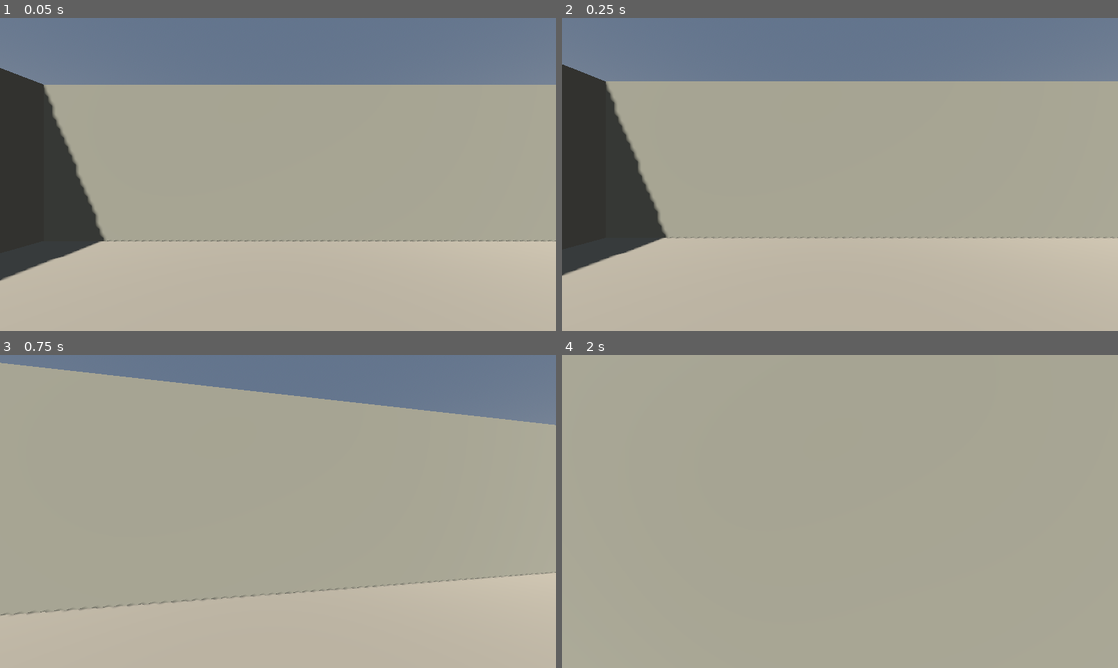
Above: before the commit, frames 1-4 (two rows, left to right).
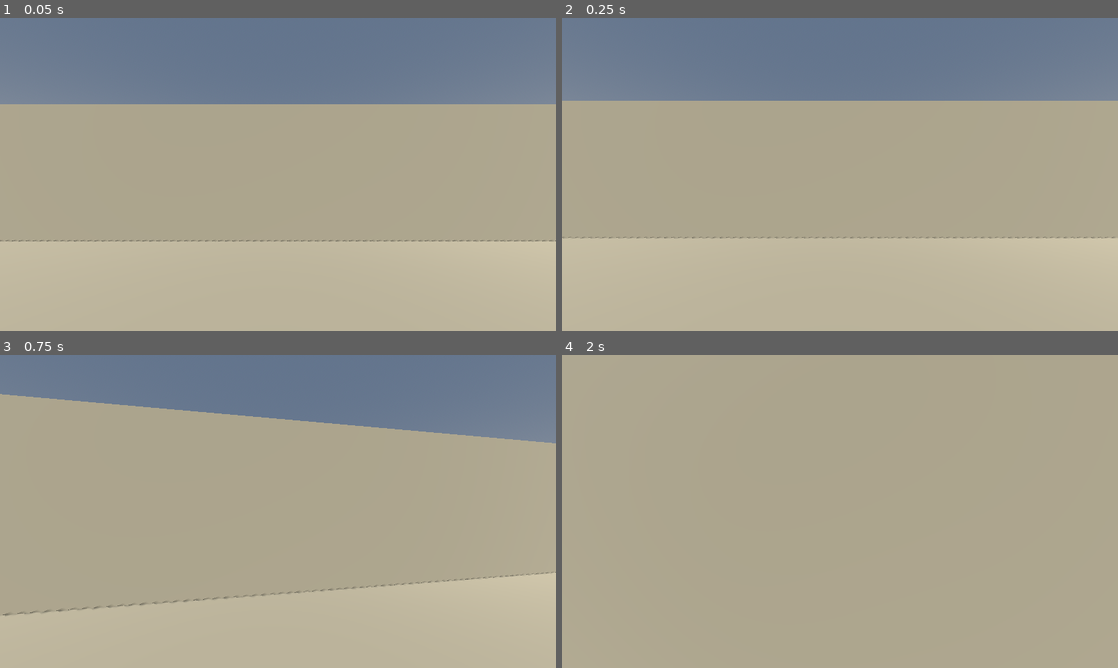
Above: after the commit, the same moments.

Repository: mblvm/CS3
Game: Godot game, scene res://scenes/game.tscn
The game is run twice, just before and just after one commit, with the same random seed, the same clock (stepped at 60 frames per second) and the same inputs.
Inputs (mouse positions are in pixels of both pictures, inside the frame that each line leads up to):
- Up to frame 1 (0.05 s): no input
- Up to frame 2 (0.25 s): no input
- Up to frame 3 (0.75 s): tap Enter at 0.5 s; move the mouse to (305, 511) at 0.52 s; hold W (move_forward) from 0.53 s (still down); right-click (305, 511) at 0.6 s; click (305, 511) at 0.67 s
- Up to frame 4 (2 s): keep holding W (move_forward); tap Space (jump) at 0.77, 1.52 s; move the mouse to (812, 511) at 1.27 s; tap B (buy) at 1.35 s

The runs differ from the first frame. In frame 1, 14% of the frame differs, in the area x 0-100%, y 16-84%; in frame 2, 14%; in frame 3, 8.1%; in frame 4, less than 0.1%.

Commit message:
Этап 2: полноценная карта с точками A и B
- Три линии: лонг A, мид, туннели B; респауны T и CT
- Зоны закладки A/B с подсветкой пола и объёмными буквами
- Укрытия-ящики на линиях и точках
- NavigationRegion3D с запеканием сетки на старте (для ботов)
- Ключевые точки патрулирования для ИИ

Co-Authored-By: Claude Fable 5 <noreply@anthropic.com>
Claude-Session: https://claude.ai/code/session_017tRLS37VK3wc7zxrAzG6cP

Diff:
--- a/scripts/map/map.gd
+++ b/scripts/map/map.gd
@@ -1,18 +1,43 @@
 extends Node3D
-## Тестовая площадка: пол, стены и ящики строятся кодом в _ready.
-## На этапе 2 заменяется полноценной картой с точками A/B.
+## Карта в духе классической "пыли": респауны T (юг) и CT (север),
+## три линии (лонг A, мид, туннели B) и две точки закладки A/B.
+## Вся геометрия строится кодом и складывается в NavigationRegion3D,
+## навигационная сетка запекается на старте для ботов.
+
+const WALL_H := 3.5
+const WALL_COLOR := Color(0.62, 0.58, 0.48)
+const FLOOR_COLOR := Color(0.55, 0.5, 0.4)
+const CRATE_COLOR := Color(0.48, 0.34, 0.2)
+const SITE_COLOR := Color(0.85, 0.55, 0.2, 1.0)
 
 ## Точки возрождения команд.
 var t_spawns: Array[Vector3] = []
 var ct_spawns: Array[Vector3] = []
 
+## Центры и размеры зон закладки.
+const SITE_A_CENTER := Vector3(19.0, 0.0, -17.0)
+const SITE_B_CENTER := Vector3(-19.0, 0.0, -17.0)
+const SITE_SIZE := Vector3(10.0, 4.0, 10.0)
+
+## Ключевые точки карты для патрулирования ботов.
+var roam_points: Array[Vector3] = []
+
+## Сетка навигации готова (боты ждут этот флаг).
+var nav_baked := false
+
+var _nav_region: NavigationRegion3D
 var _materials := {}
 
 
 func _ready() -> void:
 	_build_environment()
+	_nav_region = NavigationRegion3D.new()
+	add_child(_nav_region)
 	_build_geometry()
+	_build_sites()
 	_build_spawns()
+	_build_roam_points()
+	_bake_navigation()
 
 
 func _build_environment() -> void:
@@ -33,26 +58,152 @@
 
 
 func _build_geometry() -> void:
-	# Пол 40x40.
-	_add_box(Vector3(0, -0.5, 0), Vector3(40, 1, 40), Color(0.55, 0.5, 0.42))
+	# Пол 64x64 (карта от -32 до 32 по обеим осям).
+	_add_box(Vector3(0, -0.5, 0), Vector3(64, 1, 64), FLOOR_COLOR)
+
 	# Периметр.
-	_add_box(Vector3(0, 2, -20.5), Vector3(42, 4, 1), Color(0.6, 0.58, 0.5))
-	_add_box(Vector3(0, 2, 20.5), Vector3(42, 4, 1), Color(0.6, 0.58, 0.5))
-	_add_box(Vector3(-20.5, 2, 0), Vector3(1, 4, 42), Color(0.6, 0.58, 0.5))
-	_add_box(Vector3(20.5, 2, 0), Vector3(1, 4, 42), Color(0.6, 0.58, 0.5))
-	# Несколько ящиков-укрытий.
-	_add_box(Vector3(-5, 0.75, -4), Vector3(1.5, 1.5, 1.5), Color(0.5, 0.35, 0.2))
-	_add_box(Vector3(6, 0.75, 3), Vector3(1.5, 1.5, 1.5), Color(0.5, 0.35, 0.2))
-	_add_box(Vector3(0, 1.0, 8), Vector3(3, 2, 1.5), Color(0.5, 0.35, 0.2))
+	_add_wall(Vector3(0, 0, -32.5), Vector3(66, WALL_H, 1))
+	_add_wall(Vector3(0, 0, 32.5), Vector3(66, WALL_H, 1))
+	_add_wall(Vector3(-32.5, 0, 0), Vector3(1, WALL_H, 66))
+	_add_wall(Vector3(32.5, 0, 0), Vector3(1, WALL_H, 66))
+
+	# --- Разделение на три линии (z от -10 до 18) ---
+	# Стена между туннелями B (запад) и мидом, с проходом у z = 0.
+	_add_wall(Vector3(-10, 0, 11.5), Vector3(1, WALL_H, 13))   # z: 5..18
+	_add_wall(Vector3(-10, 0, -6.5), Vector3(1, WALL_H, 7))    # z: -10..-3
+	# Стена между мидом и лонгом A (восток), с проходом у z = 0.
+	_add_wall(Vector3(10, 0, 11.5), Vector3(1, WALL_H, 13))
+	_add_wall(Vector3(10, 0, -6.5), Vector3(1, WALL_H, 7))
+
+	# --- Отсечение респауна T от линий: стена по z = 18 с тремя входами ---
+	_add_wall(Vector3(-22.5, 0, 18), Vector3(9, WALL_H, 1))   # x: -27..-18
+	_add_wall(Vector3(-7.0, 0, 18), Vector3(12, WALL_H, 1))   # x: -13..-1
+	_add_wall(Vector3(7.0, 0, 18), Vector3(12, WALL_H, 1))    # x: 1..13
+	_add_wall(Vector3(22.5, 0, 18), Vector3(9, WALL_H, 1))    # x: 18..27
+
+	# --- Отсечение респауна CT от точек: стена по z = -24 с двумя входами ---
+	_add_wall(Vector3(-24.0, 0, -24), Vector3(10, WALL_H, 1)) # x: -29..-19
+	_add_wall(Vector3(0.0, 0, -24), Vector3(22, WALL_H, 1))   # x: -11..11
+	_add_wall(Vector3(24.0, 0, -24), Vector3(10, WALL_H, 1))  # x: 19..29
+
+	# --- Стены вокруг точек, образующие входы с мида и с линий ---
+	# Точка A: стена с юга (вход с лонга остаётся восточнее) и с запада.
+	_add_wall(Vector3(13.5, 0, -10), Vector3(8, WALL_H, 1))   # юг A, x: 9.5..17.5
+	_add_wall(Vector3(12, 0, -16.5), Vector3(1, WALL_H, 12))  # запад A, z: -22.5..-10.5
+	# Точка B: зеркально.
+	_add_wall(Vector3(-13.5, 0, -10), Vector3(8, WALL_H, 1))
+	_add_wall(Vector3(-12, 0, -16.5), Vector3(1, WALL_H, 12))
+
+	# --- Укрытия ---
+	# Мид.
+	_add_crate(Vector3(0, 0, 8), Vector3(2, 2, 2))
+	_add_crate(Vector3(-2.5, 0, -2), Vector3(1.5, 1.5, 1.5))
+	_add_crate(Vector3(3, 0, -14), Vector3(2, 1.5, 2))
+	# Лонг A.
+	_add_crate(Vector3(20, 0, 6), Vector3(2, 2, 2))
+	_add_crate(Vector3(26, 0, -4), Vector3(1.5, 1.5, 1.5))
+	# Туннели B.
+	_add_crate(Vector3(-20, 0, 6), Vector3(2, 2, 2))
+	_add_crate(Vector3(-26, 0, -4), Vector3(1.5, 1.5, 1.5))
+	# Точка A.
+	_add_crate(Vector3(18, 0, -15), Vector3(2, 1.5, 2))
+	_add_crate(Vector3(22, 0, -20), Vector3(1.5, 1.5, 1.5))
+	# Точка B.
+	_add_crate(Vector3(-18, 0, -15), Vector3(2, 1.5, 2))
+	_add_crate(Vector3(-22, 0, -20), Vector3(1.5, 1.5, 1.5))
+
+
+## Зоны закладки: подсветка пола и объёмные буквы.
+func _build_sites() -> void:
+	for site in ["A", "B"]:
+		var center := SITE_A_CENTER if site == "A" else SITE_B_CENTER
+		var plate := MeshInstance3D.new()
+		var mesh := PlaneMesh.new()
+		mesh.size = Vector2(SITE_SIZE.x, SITE_SIZE.z)
+		var mat := StandardMaterial3D.new()
+		mat.albedo_color = SITE_COLOR
+		mesh.material = mat
+		plate.mesh = mesh
+		plate.position = center + Vector3(0, 0.03, 0)
+		add_child(plate)
+
+		var label := Label3D.new()
+		label.text = site
+		label.font_size = 620
+		label.modulate = Color(1, 1, 1, 0.85)
+		label.billboard = BaseMaterial3D.BILLBOARD_ENABLED
+		label.position = center + Vector3(0, 3.0, 0)
+		add_child(label)
 
 
 func _build_spawns() -> void:
 	for i in 5:
-		t_spawns.append(Vector3(-14.0 + i * 2.0, 0.1, 16.0))
-		ct_spawns.append(Vector3(-14.0 + i * 2.0, 0.1, -16.0))
-
-
-## Создать ящик: видимая грань + статическая коллизия (слой 1 — мир).
+		t_spawns.append(Vector3(-6.0 + i * 3.0, 0.1, 27.0))
+		ct_spawns.append(Vector3(-6.0 + i * 3.0, 0.1, -28.0))
+
+
+func _build_roam_points() -> void:
+	roam_points = [
+		Vector3(0, 0, 12),      # вход в мид
+		Vector3(0, 0, -6),      # север мида
+		Vector3(20, 0, 10),     # лонг A, юг
+		Vector3(20, 0, -6),     # лонг A, север
+		Vector3(-20, 0, 10),    # туннели B, юг
+		Vector3(-20, 0, -6),    # туннели B, север
+		SITE_A_CENTER,
+		SITE_B_CENTER,
+		Vector3(0, 0, -28),     # респаун CT
+		Vector3(0, 0, 27),      # респаун T
+	]
+
+
+## Название точки, внутри которой находится позиция ("A"/"B"/"").
+func site_at(pos: Vector3) -> String:
+	for site in ["A", "B"]:
+		var c := SITE_A_CENTER if site == "A" else SITE_B_CENTER
+		if absf(pos.x - c.x) <= SITE_SIZE.x * 0.5 \
+				and absf(pos.z - c.z) <= SITE_SIZE.z * 0.5 \
+				and pos.y < c.y + SITE_SIZE.y:
+			return site
+	return ""
+
+
+## Случайная точка внутри зоны закладки (для ботов).
+func random_site_pos(site: String) -> Vector3:
+	var c := SITE_A_CENTER if site == "A" else SITE_B_CENTER
+	return c + Vector3(
+		randf_range(-3.0, 3.0), 0.0, randf_range(-3.0, 3.0))
+
+
+func site_center(site: String) -> Vector3:
+	return SITE_A_CENTER if site == "A" else SITE_B_CENTER
+
+
+## Запекаем сетку навигации по построенной геометрии.
+func _bake_navigation() -> void:
+	var nav_mesh := NavigationMesh.new()
+	nav_mesh.agent_radius = 0.45
+	nav_mesh.agent_height = 1.8
+	nav_mesh.cell_size = 0.25
+	nav_mesh.cell_height = 0.25
+	_nav_region.navigation_mesh = nav_mesh
+	_nav_region.bake_finished.connect(func() -> void: nav_baked = true)
+	# Запекаем после того, как геометрия попала в дерево сцены.
+	_nav_region.bake_navigation_mesh.call_deferred(true)
+
+
+## Стена стандартной высоты, стоящая на полу.
+func _add_wall(pos: Vector3, size: Vector3) -> void:
+	_add_box(Vector3(pos.x, size.y * 0.5, pos.z), size, WALL_COLOR)
+
+
+## Ящик-укрытие, стоящий на полу.
+func _add_crate(pos: Vector3, size: Vector3) -> void:
+	_add_box(Vector3(pos.x, size.y * 0.5, pos.z), size, CRATE_COLOR)
+
+
+## Создать короб: видимая грань + статическая коллизия (слой 1 — мир).
+## Кладётся внутрь NavigationRegion3D, чтобы попасть в запекание сетки.
 func _add_box(pos: Vector3, size: Vector3, color: Color) -> void:
 	var body := StaticBody3D.new()
 	body.collision_layer = 1
@@ -71,7 +222,7 @@
 	col.shape = shape
 	body.add_child(col)
 
-	add_child(body)
+	_nav_region.add_child(body)
 
 
 func _material(color: Color) -> StandardMaterial3D:
